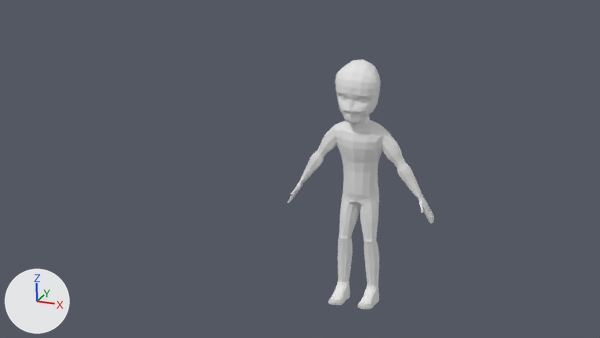
Two versions of the Blender file Development/Models/human_male.blend, one commit apart.
Before and after are seen from the file's camera 'Camera'. Lighting does not change. The marker at lower left points along +X, +Y and +Z.

Objects in the first picture: 'head'.
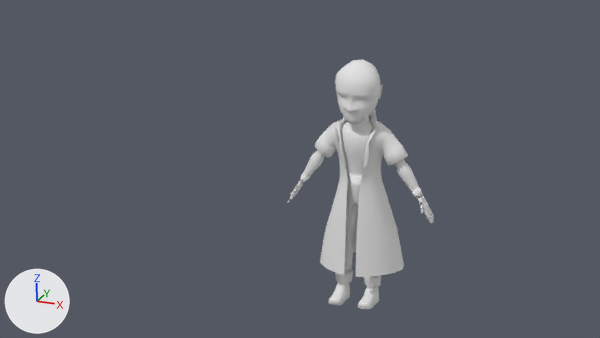
Commit message: Human Model mostly completed (needs hair)

What differs and where, as boxes (x1, y1, x2, y2) in the pictures (600 x 338 px):
part 1 of me_cube_002, added
    after: (315, 110, 408, 277)
part 2 of me_cube_002, built on
    before: (329, 198, 379, 307)
    after: (329, 170, 381, 309)
part 3 of me_cube_002, built on
    before: (289, 172, 434, 223)
    after: (287, 172, 434, 223)
part 4 of me_cube_002, built on
    before: (339, 102, 373, 149)
    after: (339, 84, 383, 149)
part 5 of me_cube_002, shading changed
    both: (290, 82, 434, 303)

What changed in the scene script:
```text
Change me_cube_002:
    used by ob_head; location = (0.0, 0.0, 3.62); scale = (-0.451, -0.451, -0.451)
    remove me_cube_002.from_pydata(...)  # 829 vertices, 831 faces; spans x 0.0..6.7, y -1.4..3.1, z -2.6..18.6
    add me_cube_002.from_pydata(...)  # 1248 vertices, 1236 faces; spans x 0.0..6.7, y -3.4..3.1, z -2.6..18.6
    me_cube_002 part 1: a new loose piece of 167 vertices spanning x 0.0..4.2, y -3.4..2.7, z 2.0..16.1
    me_cube_002 part 2: 75 vertices moved from x 0.0..1.9, y -0.6..2.5, z 10.0..18.1 to x 0.0..2.0, y -0.7..2.8, z 10.0..18.1; 14 vertices removed from x 0.8..1.8, y 0.3..2.8, z 16.3..18.2; 143 vertices added at x 0.0..2.1, y -0.7..3.1, z 7.6..18.6
    me_cube_002 part 3: 21 vertices moved from x 5.0..6.5, y -0.3..0.8, z 8.6..11.0 to x 4.8..6.5, y -0.3..0.8, z 8.3..11.0; 43 vertices removed from x 5.2..6.6, y -0.4..1.0, z 8.8..11.0; 135 vertices added at x 4.7..6.6, y -0.4..1.2, z 8.2..11.0
    me_cube_002 part 4: 5 vertices moved from x 0.0..0.8, y 1.0..2.2, z 1.2..4.2 to x 0.0..0.8, y 0.8..2.1, z 1.2..4.2; 1 vertex removed from x 0.7, y 2.0, z 1.7; 32 vertices added at x 0.0..1.9, y -0.6..2.4, z -0.5..4.8
    me_cube_002 part 5: 578 kept faces spanning x 0.0..6.7, y -1.4..3.0, z -2.6..18.6 are now shaded smooth
```
